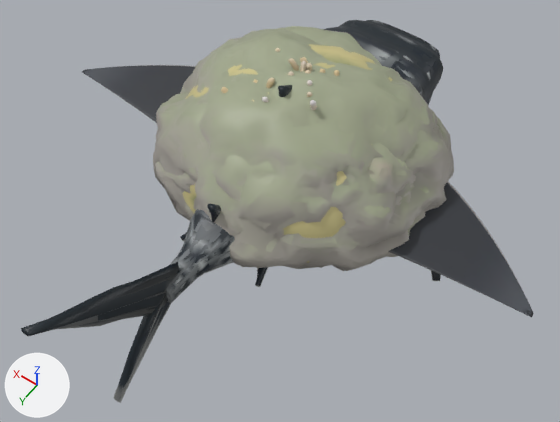
The glTF model src/ocean/assets/ocean.glb: old version first, new version second.
Before and after are seen from a camera (50 mm lens) standing at (-2.27, 3.42, 4.49) and looking at (-0.22, 0.55, -0.02). Arrows for +X, +Y and +Z are at lower left; the lights stay in place. The picture after the commit comes second. Where no turn or scale is listed for an object, it has been applied to the vertices.

Names of what the first picture shows: 'manta_0', 'manta_1', 'manta_2', 'rock_a_0', 'rock_a_1', 'rock_a_2', 'rock_b_0', 'rock_b_1', 'rock_b_2', 'whaleshark_0', 'whaleshark_1', 'whaleshark_2' and 5 more.
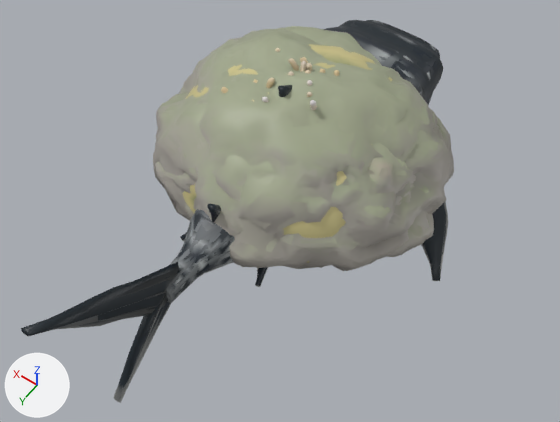
Where the change shows, as pixel boxes [x1, y1, x2, y2] in the pictures (560 x 422 px):
'manta_0', deleted
    before: [82, 65, 534, 317]
'manta_1', deleted (mostly hidden)
    before: [82, 65, 533, 315]
'manta_2', deleted (mostly hidden)
    before: [87, 65, 529, 316]

The change, as a list of edits to the scene's bpy script:
```text
Remove ob_manta_0:
    ob_manta_0 = bpy.data.objects.new('manta_0', me_manta_0)
    ob_manta_0.location = (0.0, 0.448, 0.038)
Remove ob_manta_1:
    ob_manta_1 = bpy.data.objects.new('manta_1', me_manta_1)
    ob_manta_1.location = (0.001, 0.448, 0.038)
Remove ob_manta_2:
    ob_manta_2 = bpy.data.objects.new('manta_2', me_manta_2)
    ob_manta_2.location = (0.001, 0.448, 0.038)
```
